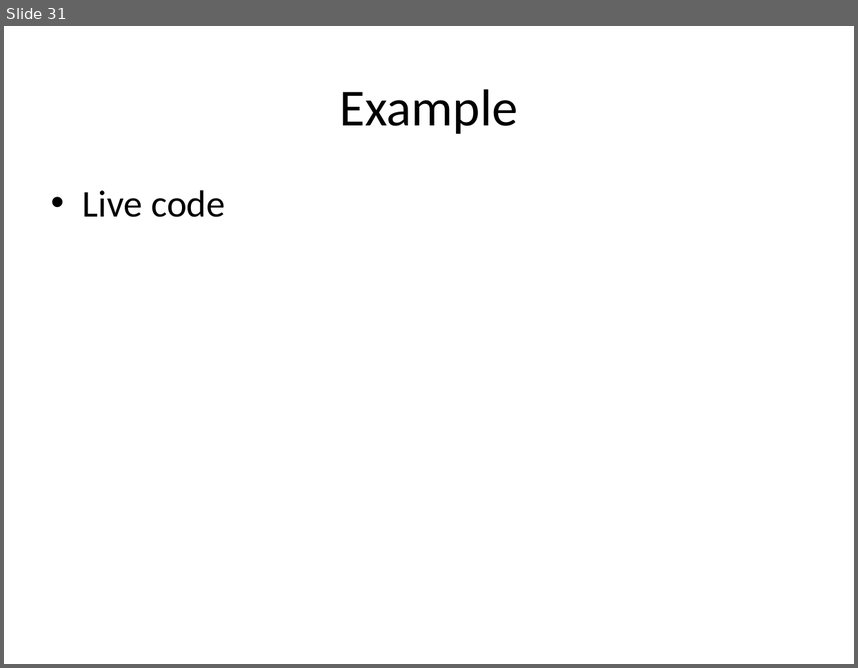
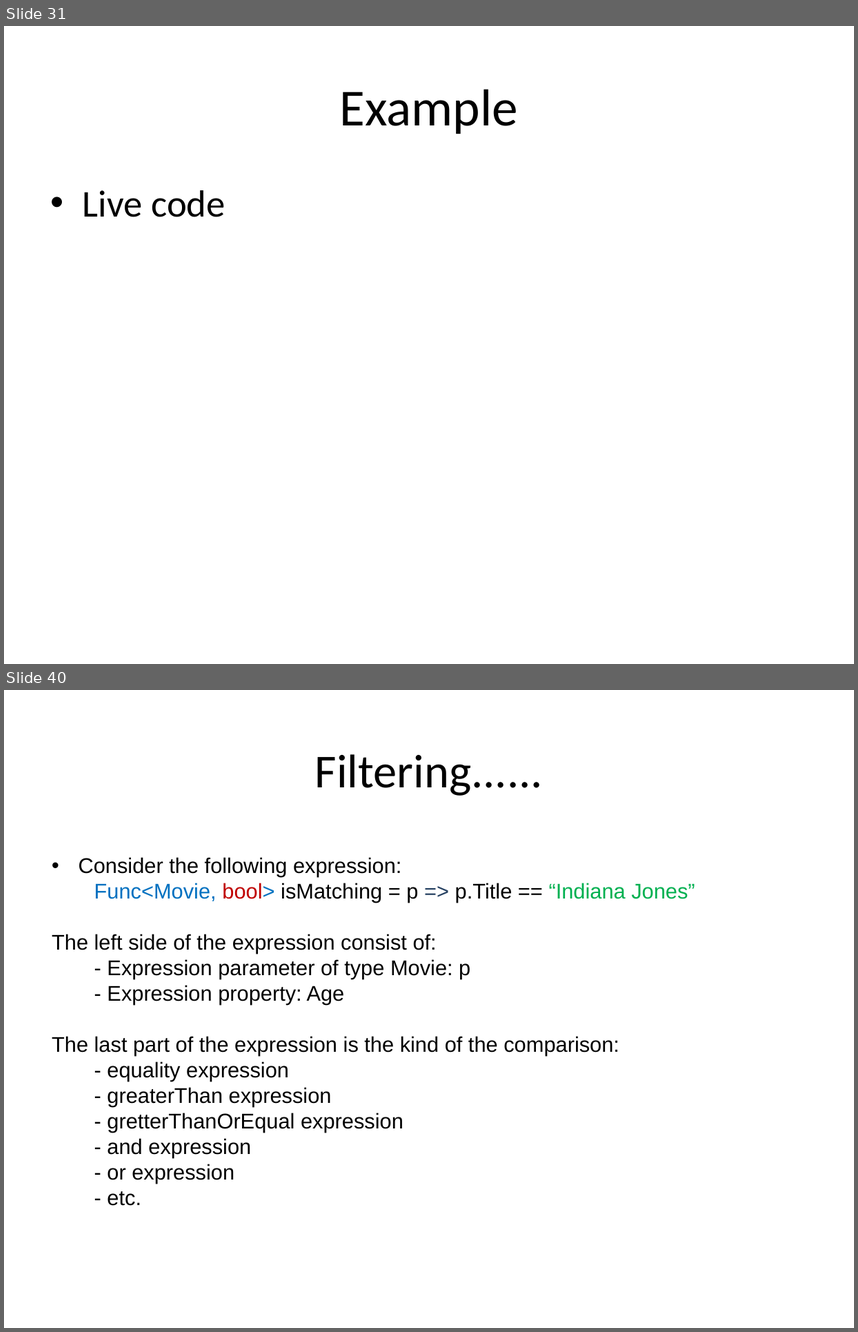
Before and after one commit to hogeschool/Development-5, a slide deck: Lectures/Lecture3/lesson3.pptx. Shown one above the other, each under a label of ours: slide 31 before the commit, slides 31 and 40 after it; the slides between them are not shown. The pictures are 858x668 and 858x1332 pixels, drawn with LibreOffice and Linux fonts; fonts in the diff are those of the drawing. Boxes give left, top, right and bottom in pixels: in the first picture for what was removed or moved away, otherwise in the second. Text is boxed around its words. In the diff, an @@ line names an element or a change of style, - is before the commit and + after.

Commit message:
added filtering

```diff
--- a/Lectures/Lecture3/lesson3.pptx
+++ b/Lectures/Lecture3/lesson3.pptx
@@ slide 40 added at [4, 690, 854, 1328], background #FFFFFF @@
@@ title added at [315, 754, 543, 796], 40 pt, text #000000 @@
+Filtering......
@@ text added at [52, 857, 695, 1205], 18 pt, text #000000 @@
+• Consider the following expression:
+Func<Movie, bool> isMatching = p => p.Title == “Indiana Jones”
+    The left side of the expression consist of:
+    - Expression parameter of type Movie: p
+    - Expression property: Age
+    The last part of the expression is the kind of the comparison:
+    - equality expression
+    - greaterThan expression
+    - gretterThanOrEqual expression
+    - and expression
+    - or expression
+    - etc.
```
Also in this commit, not shown: 9 slides changed, 3 other slides added, 1 other file.
